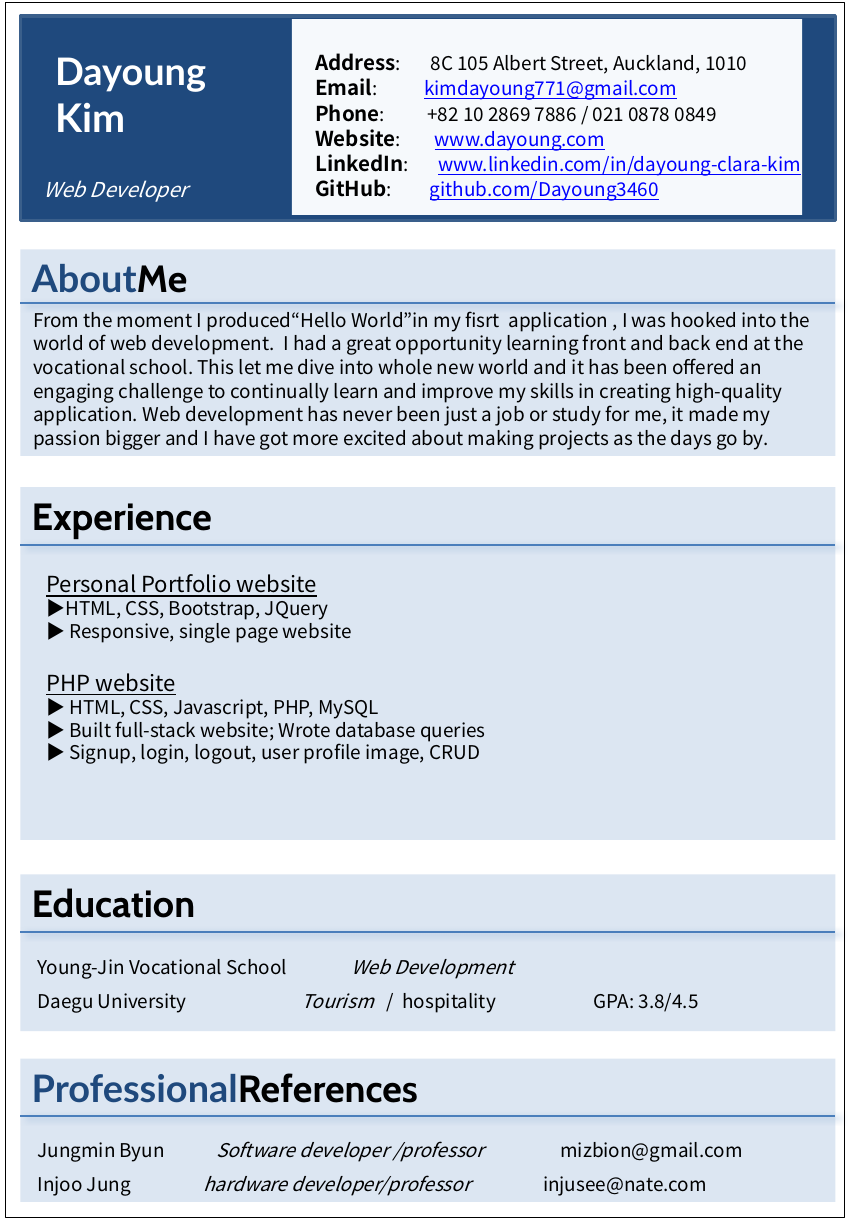
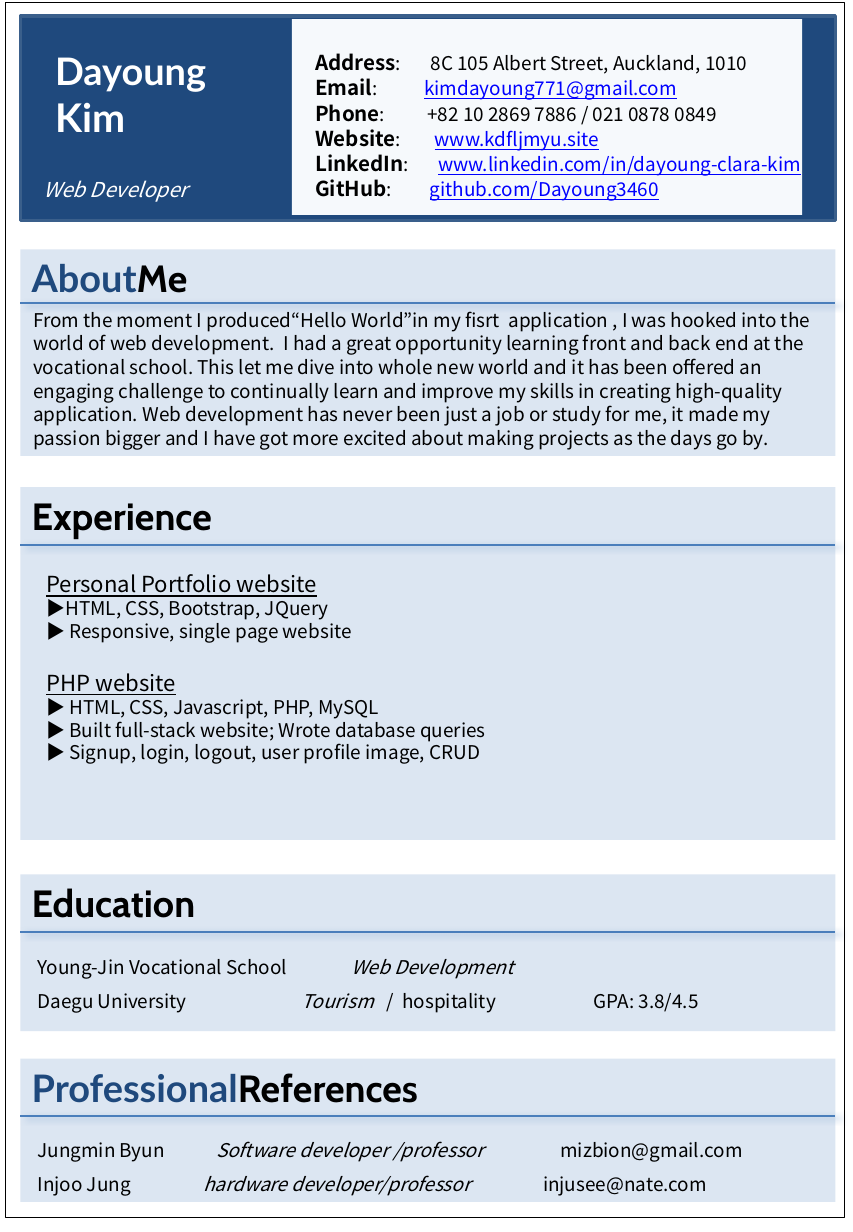
Before and after one commit to Dayoung3460/my_portfolio_website, a slide deck: slide 1 of cv.pptx. Drawn at 853x1232 pixels with LibreOffice and Linux fonts; fonts in the diff are those of the drawing. Boxes give left, top, right and bottom in pixels: in the first picture for what was removed or moved away, otherwise in the second. Text is boxed around its words. In the diff, an @@ line names an element or a change of style, - is before the commit and + after.

```diff
--- a/cv.pptx
+++ b/cv.pptx
@@ text at [315,129,599,151]: text changed @@
-Website: www.dayoung.com
+Website: www.kdfljmyu.site
```
Also in this commit, not shown: 2 other files.
